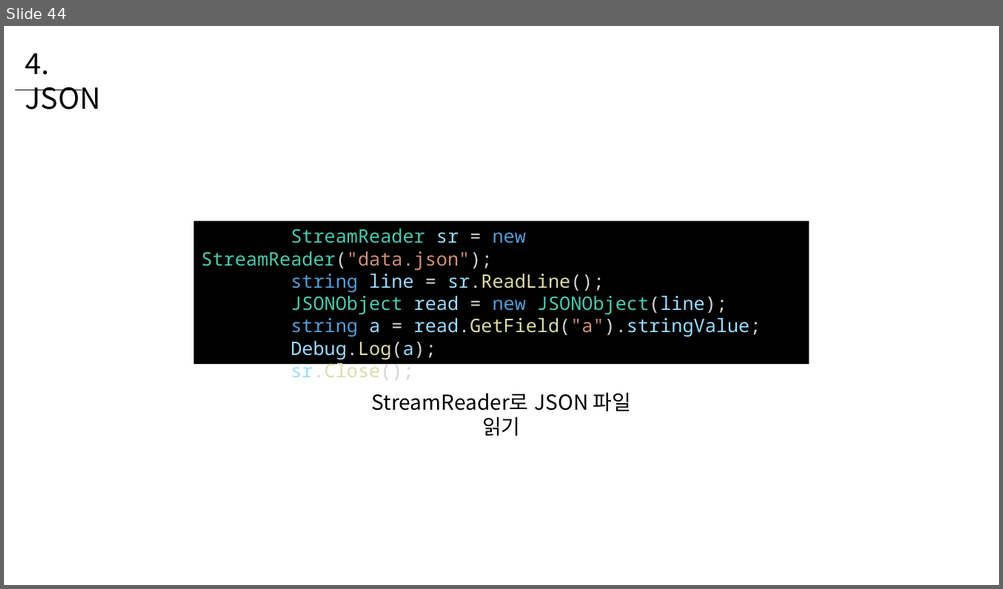
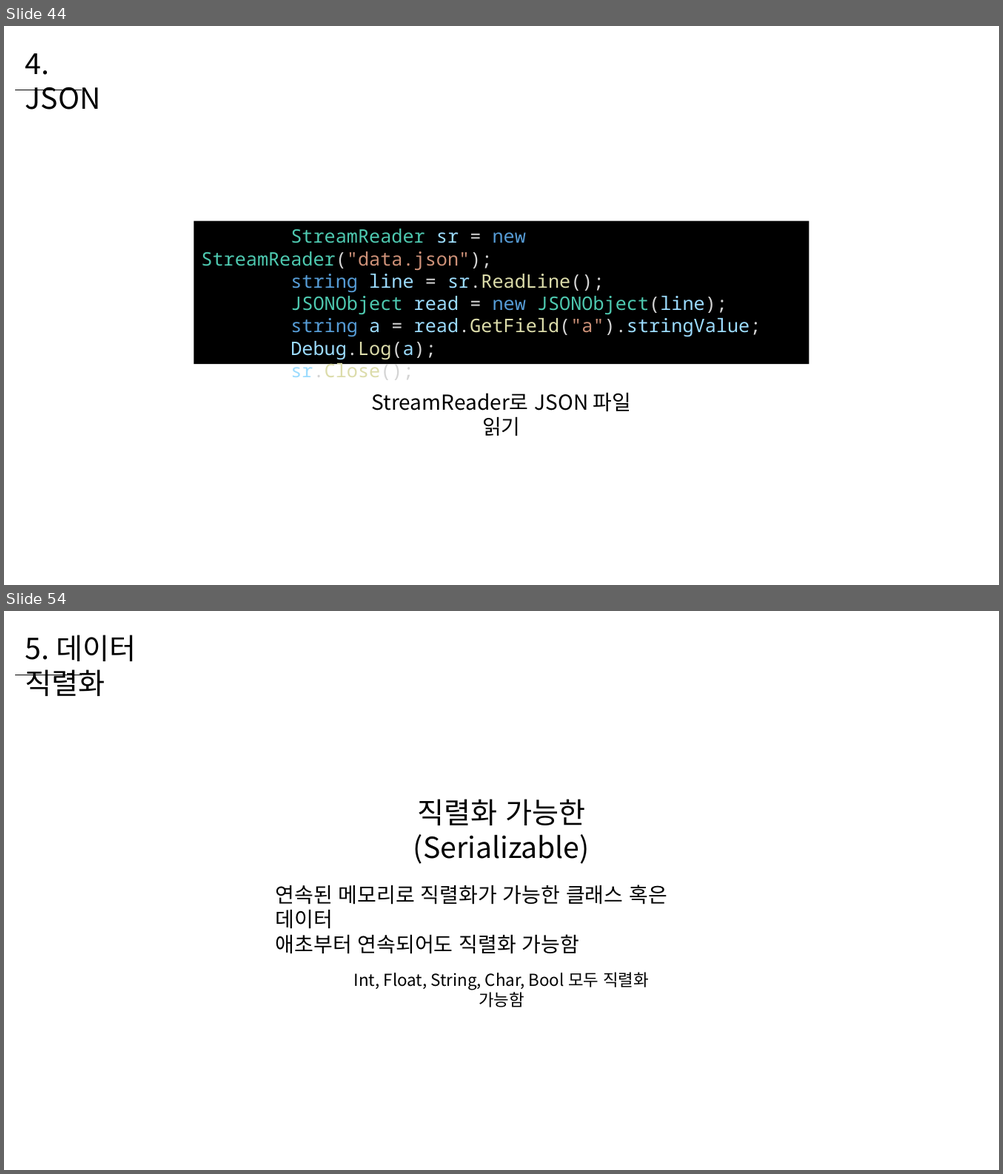
Before and after one commit to WooLyung/2022-Unity-Lecture, a slide deck: 4 - 데이터 관리 기초.pptx. Shown one above the other, each under a label of ours: slide 44 before the commit, slides 44 and 54 after it; the slides between them are not shown. The pictures are 1003x589 and 1003x1174 pixels, drawn with LibreOffice and Linux fonts; fonts in the diff are those of the drawing. Boxes give left, top, right and bottom in pixels: in the first picture for what was removed or moved away, otherwise in the second. Text is boxed around its words. In the diff, an @@ line names an element or a change of style, - is before the commit and + after.

```diff
--- a/4 - 데이터 관리 기초.pptx
+++ b/4 - 데이터 관리 기초.pptx
@@ slide 54 added at bbox=[4, 611, 999, 1170], background #FFFFFF @@
@@ text added at bbox=[25, 635, 136, 696], 28 pt, text #000000 @@
+5. 데이터 직렬화
@@ line added from (14, 675) to (82, 675), #000000 0.5 pt @@
@@ text added at bbox=[413, 799, 589, 864], 28 pt, text #000000 @@
+직렬화 가능한 (Serializable)
@@ text added at bbox=[276, 885, 667, 954], 20 pt, text #000000 @@
+연속된 메모리로 직렬화가 가능한 클래스 혹은 데이터
+애초부터 연속되어도 직렬화 가능함
@@ text added at bbox=[354, 972, 649, 1008], 16 pt, text #000000 @@
+Int, Float, String, Char, Bool 모두 직렬화 가능함
```
Also in this commit, not shown: 4 slides changed, 17 other slides added.
